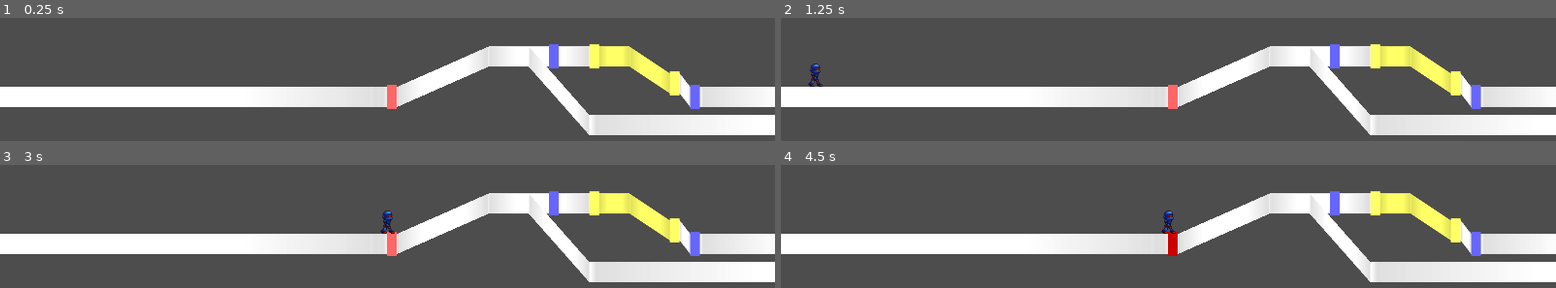
Above: before the commit, frames 1-4 (two rows, left to right).
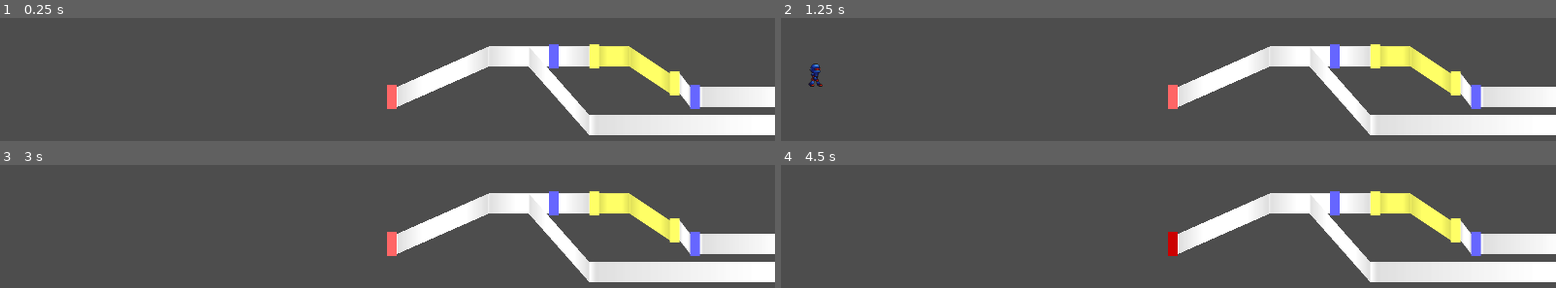
Above: after the commit, the same moments.

Repository: junu192857/Vexatonic-dash-2
Game: Godot game, scene res://Scenes/RhythmScene.tscn
Same seed, same stepped clock (60 frames per second), same inputs: the game is played once before the commit and once after it. Sound files missing from this copy of the repository are replaced by a short silence.
Inputs:
- Up to frame 1 (0.25 s): no input
- Up to frame 2 (1.25 s): tap Enter at 0.5 s; hold A (a) from 0.53 s (still down); tap D (d) at 0.8 s
- Up to frame 3 (3 s): tap Space at 1.25 s; release A (a) at 1.28 s; tap D (d) at 1.35 s; tap K (k) at 1.55 s; hold K (k) 2.03-2.78 s; tap L (l) at 2.3, 2.85 s
- Up to frame 4 (4.5 s): tap S (s) at 3.05 s; hold S (s) 3.53-4.28 s; tap A (a) at 3.8, 4.35 s; tap Enter at 4.25 s

The runs differ from the first frame. In frame 1, 8.3% of the frame differs, in the area x 0-50%, y 55-73%; in frame 2, 8.3%; in frame 3, 8.5%, in the area x 0-51%, y 37-73%; in frame 4, 8.5%.

Commit message:
parse 중 lane의 keyframes 조절됨

Diff:
--- a/vexatonic-dash-2/Scripts/Connector.gd
+++ b/vexatonic-dash-2/Scripts/Connector.gd
@@ -12,10 +12,10 @@
 func set_connector_data(p_color:int, start_time, end_time, p_lane: Lane, first: bool) -> float:
 	lane = p_lane
 	var calculated_delta_y: float = 0.0
-
+	var start_height
 	if p_lane != null:
-		var start_height = p_lane.get_height(start_time - Setting.time_per_note_width) if first else \
-						   p_lane.get_height(start_time)
+		start_height = p_lane.get_height(start_time - Setting.time_per_note_width) if first else \
+					   p_lane.get_height(start_time)
 		for kf in p_lane.keyframes:
 			if kf.x > start_time:
 				if kf.x >= end_time:
@@ -24,6 +24,11 @@
 					calculated_delta_y = kf.y - start_height
 					end_time = kf.x
 				break
+
+	if (first):
+		p_lane.insert_keyframe(start_time - Setting.time_per_note_width, start_height)
+		p_lane.insert_keyframe(start_time, start_height)
+		p_lane.delete_middle_keyframe(start_time - Setting.time_per_note_width, start_time)
 
 	print("Calculated_delta_y = %f" % calculated_delta_y)
 	data = ConnectorData.new(p_color, Setting.get_posx_from_time(end_time - start_time), calculated_delta_y)
--- a/vexatonic-dash-2/Scripts/Scripts_without_Node/Lane.gd
+++ b/vexatonic-dash-2/Scripts/Scripts_without_Node/Lane.gd
@@ -14,6 +14,17 @@
 func add_keyframe(time: float, height: float):
 	keyframes.append(Vector2(time,height))
 
+func insert_keyframe(time: float, height: float):
+	var new_kf = Vector2(time, height)
+	for i in range(keyframes.size()):
+		if keyframes[i].x > time:
+			keyframes.insert(i, new_kf)
+			return
+	keyframes.append(new_kf)
+
+func delete_middle_keyframe(time1: float, time2: float):
+	keyframes = keyframes.filter(func(kf: Vector2): return kf.x <= time1 or kf.x >= time2)
+
 func print_data():
 	print("INDEX: %d" % lane_index)
 	for kf:Vector2 in keyframes:
@@ -21,7 +32,7 @@
 	print("Note Count:%d" % notes.size())
 
 func get_height(time_ms: float) -> float:
-	print("My time: %f" % time_ms)
+	#print("My time: %f" % time_ms)
 	if time_ms < keyframes[0].x:
 		push_error("ERROR: 레인 %d 시작 전에 노트가 있습니다. (time: %sms)" % [lane_index, time_ms])
 		return 0.0
Not shown: 1 places in vexatonic-dash-2/Prefabs/Connector.tscn that only renumber resources
